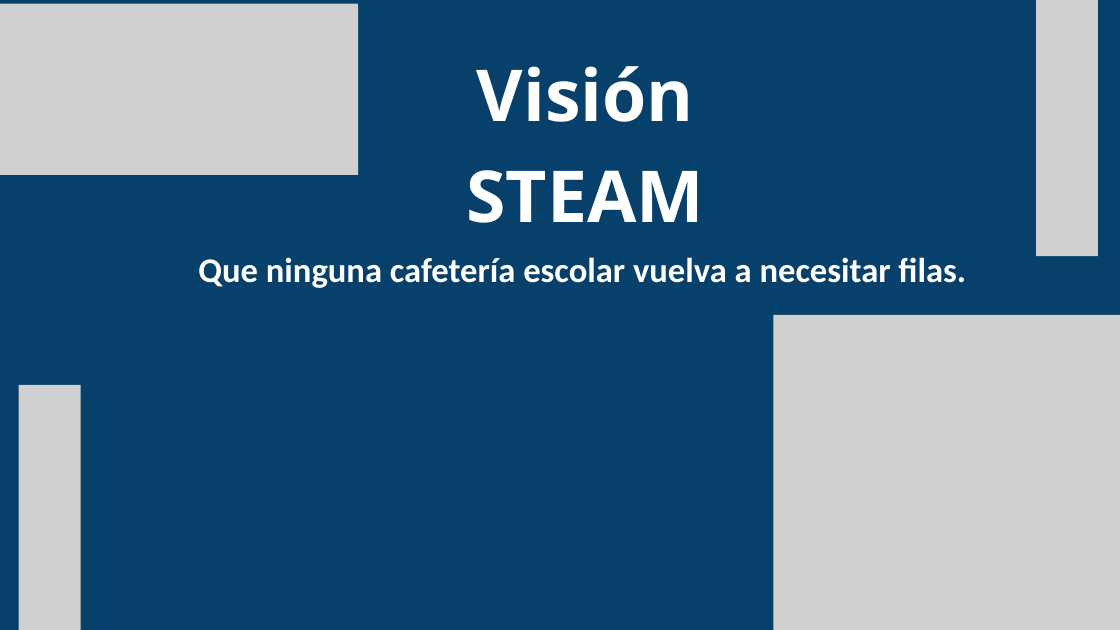
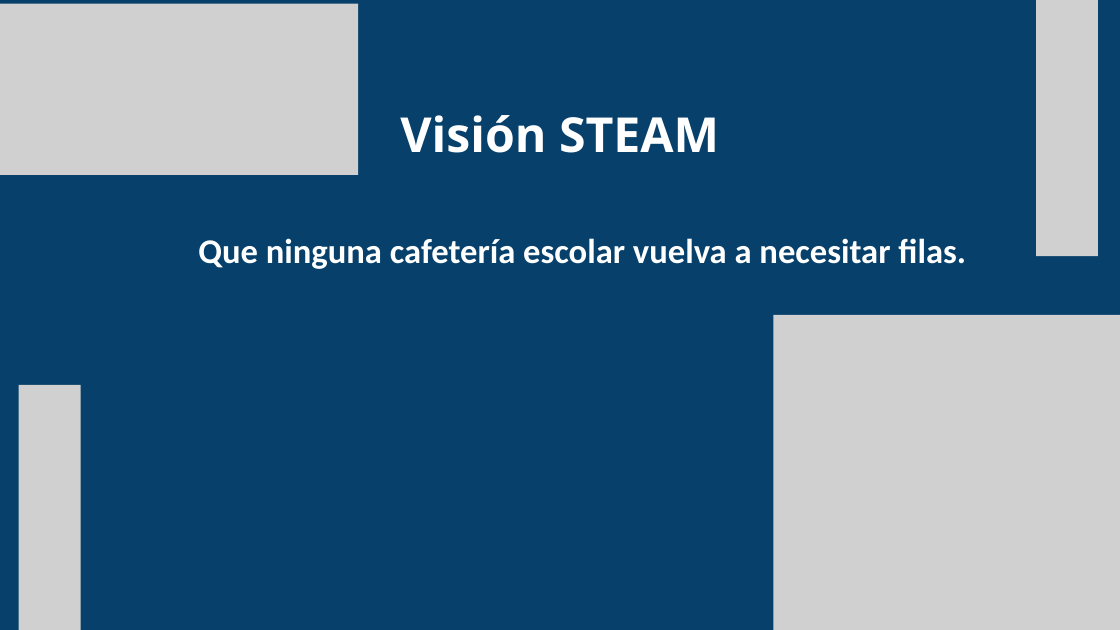
Before and after one commit to ejercitopalomazi9111-arch/mazi-central, a slide deck: slide 10 of fadori/presentacion/Fadori-STEAM.pptx. Drawn at 1120x630 pixels with LibreOffice and Linux fonts; fonts in the diff are those of the drawing; grey boxes stand for pictures. Boxes give left, top, right and bottom in pixels: in the first picture for what was removed or moved away, otherwise in the second. Text is boxed around its words. In the diff, an @@ line names an element or a change of style, - is before the commit and + after.

```diff
--- a/fadori/presentacion/Fadori-STEAM.pptx
+++ b/fadori/presentacion/Fadori-STEAM.pptx
@@ text "Visión STEAM" moved from (x1=466, y1=66, x2=704, y2=223) to (x1=400, y1=115, x2=719, y2=153) @@
@@ text "Visión STEAM" at (x1=400, y1=115, x2=719, y2=153): size 92 to 62 pt @@
@@ text "Que ninguna cafetería escolar vuelva ..." moved from (x1=198, y1=257, x2=966, y2=288) to (x1=198, y1=238, x2=966, y2=269) @@
```
Also in this commit, not shown: 18 other slides changed, 5 other files.
